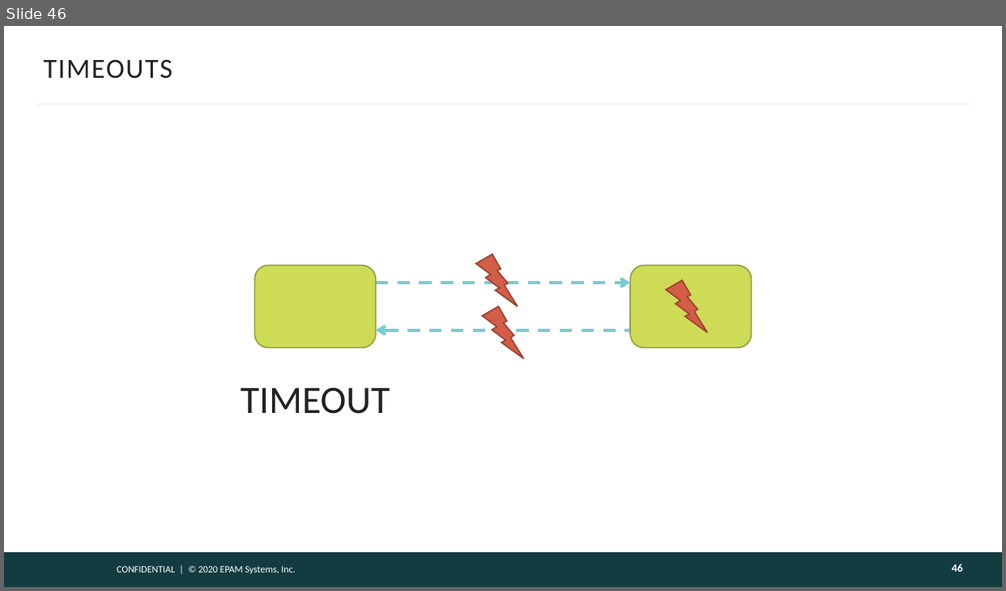
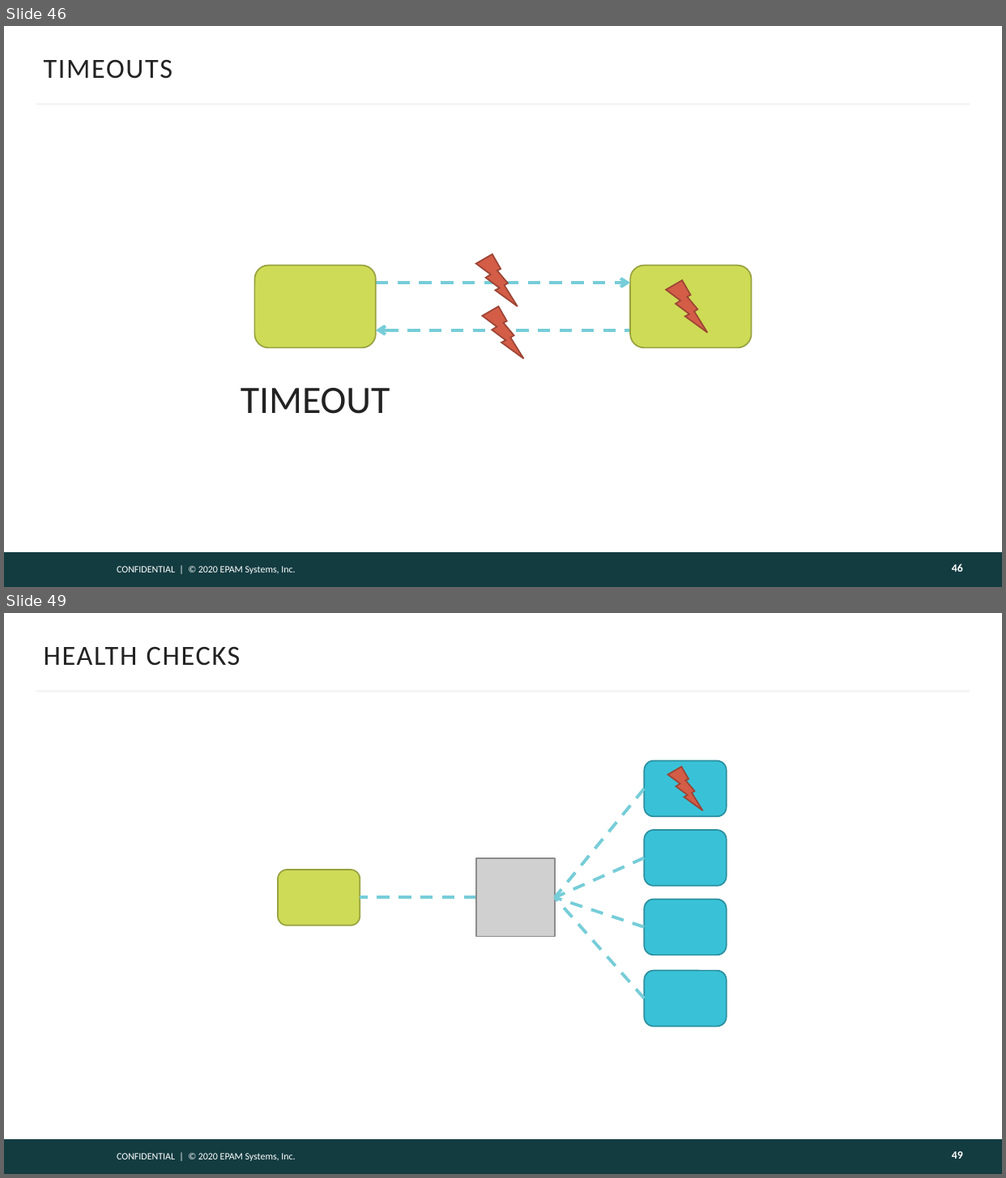
Before and after one commit to gitaroktato/introduction-to-microservices, a slide deck: lecture_3_microservice_patterns.pptx. Shown one above the other, each under a label of ours: slide 46 before the commit, slides 46 and 49 after it; the slides between them are not shown. The pictures are 1006x591 and 1006x1178 pixels, drawn with LibreOffice and Linux fonts; fonts in the diff are those of the drawing; grey boxes stand for pictures; background and template pictures are left out. Boxes give left, top, right and bottom in pixels: in the first picture for what was removed or moved away, otherwise in the second. Text is boxed around its words. In the diff, an @@ line names an element or a change of style, - is before the commit and + after.

Commit message:
Finished lecture 3 slides

```diff
--- a/lecture_3_microservice_patterns.pptx
+++ b/lecture_3_microservice_patterns.pptx
@@ slide 49 added at (x1=4, y1=613, x2=1002, y2=1174), background #FFFFFF; not listed: 3 template elements that a slide beside it also shows @@
@@ title added at (x1=44, y1=646, x2=241, y2=666), 20 pt, text #222222 @@
+HEALTH CHECKS
@@ rounded rectangle added at (x1=645, y1=760, x2=727, y2=816), fill #39C2D7, outline #2A909F 1 pt @@
@@ lightning bolt added at (x1=667, y1=767, x2=702, y2=811), fill #D35D47, outline #9C4535 1 pt @@
@@ line added from (645, 789) to (555, 897), #76CDD8 2.25 pt dashed @@
@@ rounded rectangle added at (x1=645, y1=831, x2=727, y2=887), fill #39C2D7, outline #2A909F 1 pt @@
@@ rounded rectangle added at (x1=278, y1=870, x2=360, y2=926), fill #CEDB56, outline #98A240 1 pt @@
@@ picture added at (x1=476, y1=858, x2=555, y2=937) @@
@@ line added from (645, 858) to (555, 897), #76CDD8 2.25 pt dashed @@
@@ line added from (476, 897) to (360, 897), #76CDD8 2.25 pt dashed @@
@@ line added from (645, 927) to (555, 897), #76CDD8 2.25 pt dashed @@
@@ line added from (645, 999) to (555, 897), #76CDD8 2.25 pt dashed @@
@@ rounded rectangle added at (x1=645, y1=900, x2=727, y2=956), fill #39C2D7, outline #2A909F 1 pt @@
@@ rounded rectangle added at (x1=645, y1=970, x2=727, y2=1026), fill #39C2D7, outline #2A909F 1 pt @@
@@ page number added at (x1=952, y1=1152, x2=963, y2=1159), 8 pt, text #FEFEFE, bold @@
+49
```
Also in this commit, not shown: 1 slide changed, 3 other slides added.
